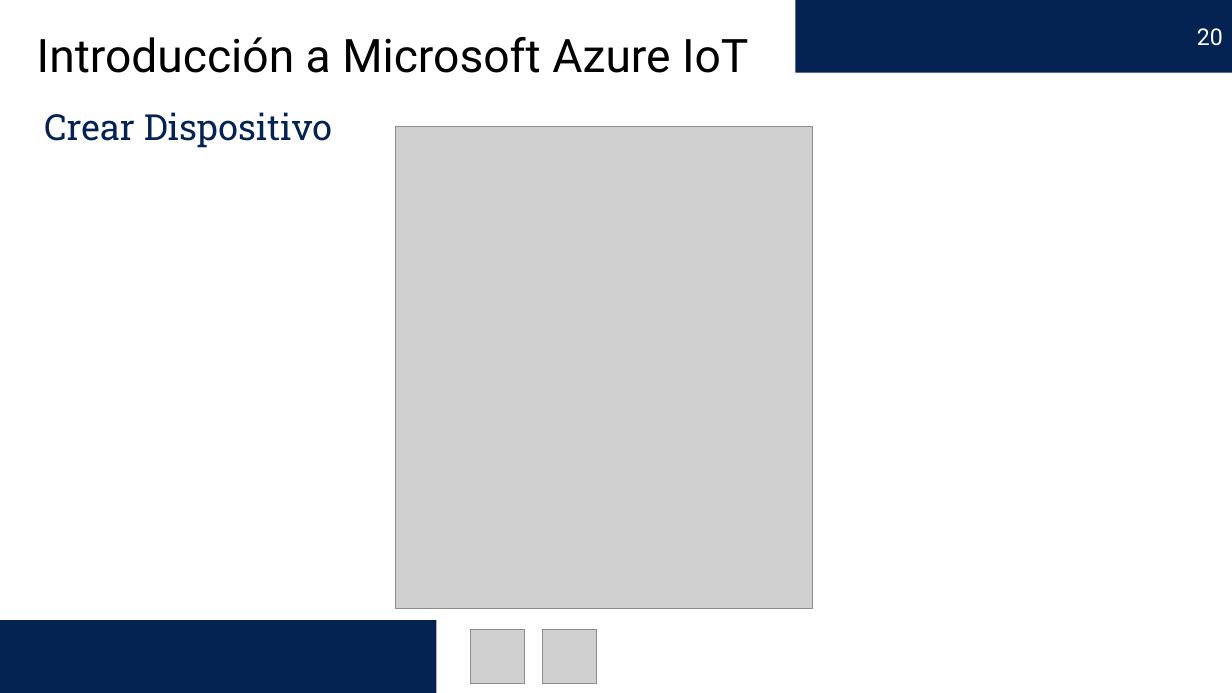
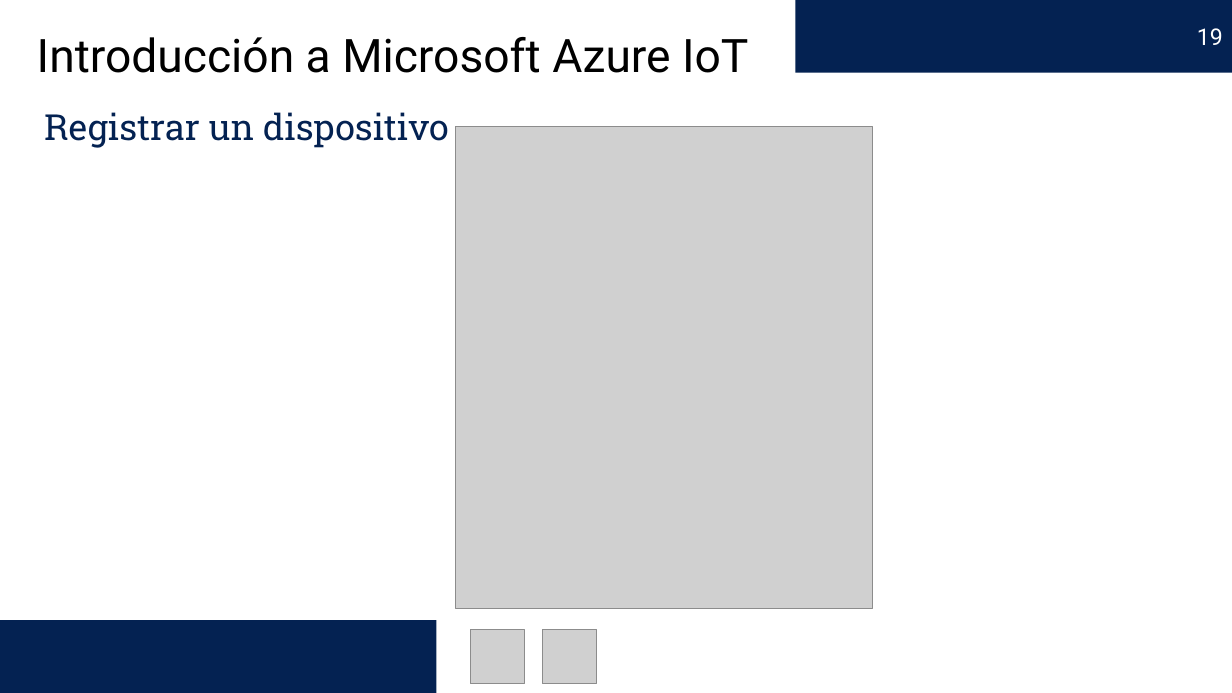
Before and after one commit to edercarmona/AzureIoT, a slide deck: slide 19 of Introducción a Microsoft Azure IoT.pptx (slide 20 before the commit). Drawn at 1232x693 pixels with LibreOffice and Linux fonts; fonts in the diff are those of the drawing; grey boxes stand for pictures. Boxes give left, top, right and bottom in pixels: in the first picture for what was removed or moved away, otherwise in the second. Text is boxed around its words. In the diff, an @@ line names an element or a change of style, - is before the commit and + after.

```diff
--- a/Introducción a Microsoft Azure IoT.pptx
+++ b/Introducción a Microsoft Azure IoT.pptx
@@ page number at [1197, 28, 1223, 45]: text changed @@
-20
+19
@@ text at [44, 112, 449, 148]: text changed @@
-Crear Dispositivo
+Registrar un dispositivo
@@ picture: place and size @@
-picture at [396, 127, 813, 608]
+picture at [456, 127, 873, 608]
```
Also in this commit, not shown: 6 other slides changed, 1 slide added, 1 other file.
